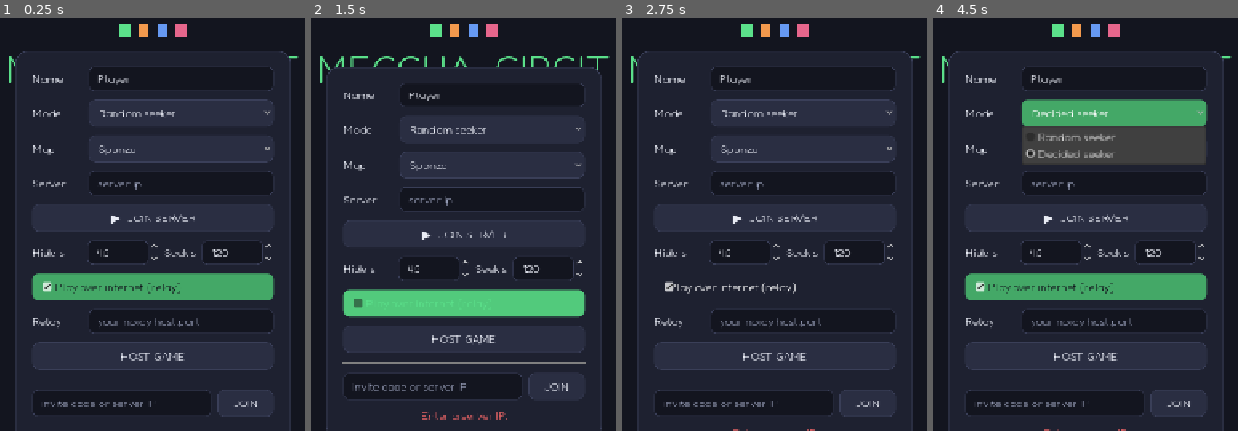
Above: before the commit, frames 1-4 (left to right).
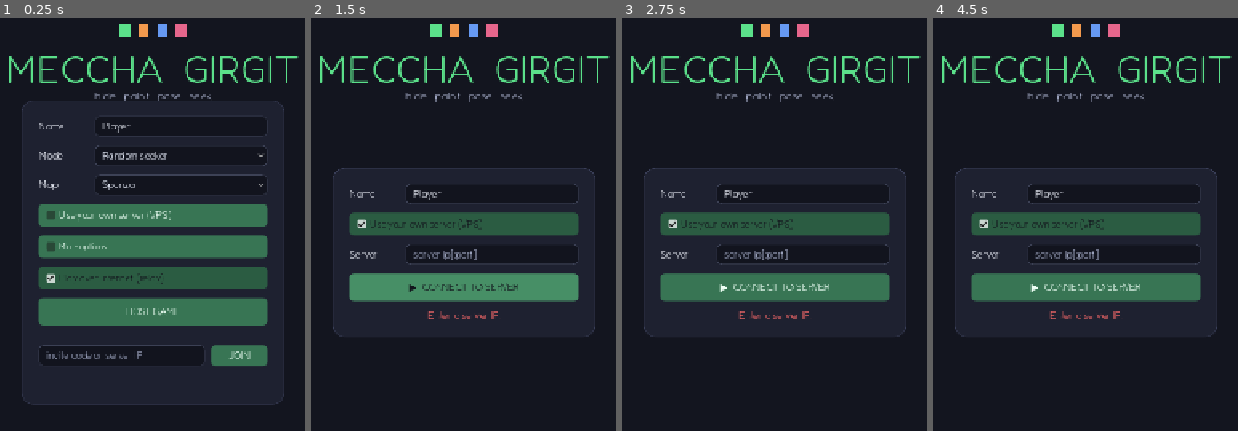
Above: after the commit, the same moments.

Repository: Occupying-Mars/meccha-girgit
Game: Godot game, scene res://scenes/ui/main_menu.tscn
Same seed, same stepped clock (60 frames per second), same inputs: the game is played once before the commit and once after it.
Inputs (mouse positions are in pixels of both pictures, inside the frame that each line leads up to):
- Up to frame 1 (0.25 s): no input
- Up to frame 2 (1.5 s): click (463, 216) at 0.5 s, where only the run after the commit has a clickable "Use your own server (VPS)"; click (463, 286) at 1.25 s, where only the run before the commit has a clickable "Play over internet (relay)"
- Up to frame 3 (2.75 s): click (774, 302) at 2 s, where only the run before the commit has a clickable "Play over internet (relay)"
- Up to frame 4 (4.5 s): click (1112, 112) at 2.75 s, where only the run before the commit has a clickable "Random seeker"; click (1112, 150) at 3.5 s, where only the run before the commit has a clickable "Sponza"; click (1112, 112) at 4.25 s, where only the run before the commit has a clickable "Decided seeker"

The runs differ from the first frame. In frame 1, 32% of the frame differs, in the area x 4-96%, y 7-100%; in frame 2, 30%; in frame 3, 29%; in frame 4, 31%.

Commit message:
feat: smaller maze dungeon, dedicated-server menu, walk cycle + fixes
- map: dungeon reduced to 6 compact rooms (24x24); deterministic so peers match
- net/menu: "Use your own server" mode — config-driven dedicated server
  (DEFAULT_SERVER, empty in the public repo) + decluttered, themed main menu
- fix(results): hide the results overlay on restart (and on click) so Play
  Again drops back into the round instead of leaving the button stuck on top
- feat(minimap): cull player bodies so the seeker can't spot hiders on it
- fix(shoot): raycast the visible painted body (+ exclude self) so shots land,
  and wall-stuck hiders stay hittable
- fix(hider): size the collision capsule directly (node scale was ignored by
  physics) so the small hider hugs walls instead of floating off them
- feat(anim): procedural walk cycle (arms/legs swing with movement) + tidier
  limb proportions; wall-stick flattens + replicates; body casts no shadow

Co-Authored-By: Claude Opus 4.8 <noreply@anthropic.com>

Diff:
--- a/scenes/ui/main_menu.tscn
+++ b/scenes/ui/main_menu.tscn
@@ -155,6 +155,10 @@
 layout_mode = 2
 size_flags_horizontal = 3
 
+[node name="UseServerCheck" type="CheckBox" parent="Center/Card/Margin/VBox"]
+layout_mode = 2
+text = "Use your own server (VPS)"
+
 [node name="ServerRow" type="HBoxContainer" parent="Center/Card/Margin/VBox"]
 layout_mode = 2
 theme_override_constants/separation = 10
@@ -168,12 +172,12 @@
 layout_mode = 2
 size_flags_horizontal = 3
 text = ""
-placeholder_text = "server ip"
+placeholder_text = "server ip[:port]"
 
 [node name="JoinServerBtn" type="Button" parent="Center/Card/Margin/VBox"]
 custom_minimum_size = Vector2(0, 44)
 layout_mode = 2
-text = "▶  JOIN SERVER"
+text = "▶  CONNECT TO SERVER"
 
 [node name="TimerRow" type="HBoxContainer" parent="Center/Card/Margin/VBox"]
 layout_mode = 2
--- a/scripts/core/kaykit_dungeon_builder.gd
+++ b/scripts/core/kaykit_dungeon_builder.gd
@@ -14,10 +14,10 @@
 ## Collision is auto-derived from each piece's mesh AABB (no manual measuring).
 
 const T := 4.0
-const RX := 3     # rooms across (x)
+const RX := 2     # rooms across (x)
 const RZ := 3     # rooms deep (z)
 const RW := 3     # tiles per room (x)
-const RD := 3     # tiles per room (z)
+const RD := 2     # tiles per room (z)
 const NX := RX * RW
 const NZ := RZ * RD
 const SEED := 71777
@@ -37,9 +37,9 @@
 	"armory":   {"floor": "floor",           "row": "barrel_dec",   "pile": "crates_stacked", "wall": "sword_shield",  "bits": ["box_large", "table_long"]},
 }
 const THEME_GRID := [
-	["storage", "library", "treasure"],
-	["cellar",  "ritual",  "armory"],
-	["quarters","treasure","library"],
+	["storage", "library"],
+	["treasure", "cellar"],
+	["ritual", "armory"],
 ]
 
 var P := {}                 # piece name -> PackedScene
--- a/scripts/hider/hider_body.gd
+++ b/scripts/hider/hider_body.gd
@@ -14,6 +14,9 @@
 const BLANK := Color(0.92, 0.92, 0.94)  # near-white starting blob
 const TEX_SIZE := 256
 const PAINT_LAYER := 1 << 2  # layer 3: only the paint cursor ray probes this
+## Render layer 10 — body parts go here so the minimap camera can cull them and
+## never reveal player positions (the seeker must not see hiders on the minimap).
+const MINIMAP_HIDE_LAYER := 1 << 9
 
 ## name -> MeshInstance3D
 var parts: Dictionary = {}
@@ -52,12 +55,14 @@
 		m.rings = 16
 		return m
 
-	_add_part("head", sphere.call(0.16), Vector3(0, 1.56, 0))
-	_add_part("torso", capsule.call(0.22, 0.72), Vector3(0, 1.08, 0))
-	_add_part("arm_l", capsule.call(0.075, 0.62), Vector3(-0.30, 1.10, 0))
-	_add_part("arm_r", capsule.call(0.075, 0.62), Vector3(0.30, 1.10, 0))
-	_add_part("leg_l", capsule.call(0.10, 0.78), Vector3(-0.12, 0.42, 0))
-	_add_part("leg_r", capsule.call(0.10, 0.78), Vector3(0.12, 0.42, 0))
+	_add_part("head", sphere.call(0.17), Vector3(0, 1.57, 0))
+	_add_part("torso", capsule.call(0.23, 0.74), Vector3(0, 1.08, 0))
+	# Arms tucked closer to the torso (no floating gap) and a touch thicker.
+	_add_part("arm_l", capsule.call(0.085, 0.60), Vector3(-0.255, 1.10, 0))
+	_add_part("arm_r", capsule.call(0.085, 0.60), Vector3(0.255, 1.10, 0))
+	# Legs a bit sturdier and set slightly apart for a stable stance.
+	_add_part("leg_l", capsule.call(0.115, 0.76), Vector3(-0.13, 0.42, 0))
+	_add_part("leg_r", capsule.call(0.115, 0.76), Vector3(0.13, 0.42, 0))
 
 	for n in parts:
 		_base_xform[n] = parts[n].transform
@@ -71,6 +76,7 @@
 	# No body shadow — a person-shaped shadow on the floor/wall would give a
 	# painted, posed hider away instantly.
 	mi.cast_shadow = GeometryInstance3D.SHADOW_CASTING_SETTING_OFF
+	mi.layers = MINIMAP_HIDE_LAYER  # invisible to the minimap camera (see const)
 
 	var img := Image.create(TEX_SIZE, TEX_SIZE, false, Image.FORMAT_RGBA8)
 	img.fill(BLANK)
@@ -102,6 +108,31 @@
 		"uv": arr[Mesh.ARRAY_TEX_UV],
 		"i": arr[Mesh.ARRAY_INDEX],
 	}
+
+
+## --- Walk cycle -------------------------------------------------------------
+## Procedural gait: swing the arms + legs around their joints (arms opposite the
+## legs, like a real stride). Driven each frame by net_player from the avatar's
+## speed (`amount` 0..1; 0 = standing still). Overlays on the STAND pose and is
+## skipped while a hide pose owns the limb transforms.
+func walk(phase: float, amount: float) -> void:
+	if current_pose != "stand":
+		return
+	var amp := 0.6 * clampf(amount, 0.0, 1.0)
+	_swing("leg_l", Vector3(-0.13, 0.80, 0.0), sin(phase) * amp)
+	_swing("leg_r", Vector3(0.13, 0.80, 0.0), sin(phase + PI) * amp)
+	_swing("arm_l", Vector3(-0.255, 1.40, 0.0), sin(phase + PI) * amp)
+	_swing("arm_r", Vector3(0.255, 1.40, 0.0), sin(phase) * amp)
+
+
+## Rotate a limb around a joint (its top) by `angle` on the X axis (fwd/back).
+func _swing(part: String, pivot: Vector3, angle: float) -> void:
+	if not parts.has(part):
+		return
+	var base: Transform3D = _base_xform[part]
+	var rot := Basis(Vector3(1, 0, 0), angle)
+	var origin: Vector3 = pivot + rot * (base.origin - pivot)
+	parts[part].transform = Transform3D(rot * base.basis, origin)
 
 
 ## --- Freehand painting ------------------------------------------------------
--- a/scripts/net/net_game.gd
+++ b/scripts/net/net_game.gd
@@ -39,7 +39,7 @@
 	"dungeon": {
 		"label": "Dungeon (KayKit)",
 		"script": "res://scripts/core/kaykit_dungeon_builder.gd",
-		"spawn": Vector3(-12.0, 0.6, -12.0),
+		"spawn": Vector3(-6.0, 0.6, -8.0),
 		"require": "res://assets/maps/kaykit/floor.glb",
 		"dark_bg": true, "ambient_color": Color(0.40, 0.42, 0.55),
 		"ambient": 0.55, "sun": 0.55, "exposure": 0.85,
--- a/scripts/net/net_player.gd
+++ b/scripts/net/net_player.gd
@@ -130,15 +130,26 @@
 		_camera.transform.origin = Vector3.ZERO
 		_pitch_angle = 0.0
 		_pitch.rotation.x = 0.0
-		# The muzzle sits inside the seeker's own capsule — don't shoot self.
+		# Shots should land on the VISIBLE painted body, so cast against the paint
+		# trimesh (matches the mesh, and works even while a hider is wall-stuck and
+		# their movement capsule is disabled) + the world. Exclude our own capsule
+		# AND body parts so we never shoot ourselves.
+		_muzzle.collision_mask = 1 | HiderBody.PAINT_LAYER
 		_muzzle.add_exception(self)
+		for sb in _own_static_bodies():
+			_muzzle.add_exception(sb)
 	else:
 		add_to_group("hider")
 		move_speed = HIDER_SPEED
-		# Shrink the blob + its collider to a third; bring the camera down so
-		# the small hider still frames well in third person.
 		body.scale = Vector3.ONE * HIDER_SCALE
-		_collision.scale = Vector3.ONE * HIDER_SCALE
+		# Size the capsule DIRECTLY — node scale on a CollisionShape3D is often
+		# ignored by the physics server, which left the tiny hider floating a
+		# full-size radius off every wall.
+		var cap := CapsuleShape3D.new()
+		cap.radius = 0.25 * HIDER_SCALE
+		cap.height = 1.7 * HIDER_SCALE
+		_collision.shape = cap
+		_collision.scale = Vector3.ONE
 		_collision.position.y = 0.85 * HIDER_SCALE
 		_yaw.position.y = 1.4 * HIDER_SCALE + 0.15
 		_spring.spring_length = 1.4
@@ -165,6 +176,7 @@
 
 
 func _process(_delta: float) -> void:
+	_drive_walk(_delta)  # animate the gait for every avatar (local + remote)
 	if not _is_mine:
 		return
 	# Esc: close an open paint/pose menu first, otherwise toggle the pause menu.
@@ -431,6 +443,44 @@
 	return null
 
 
+## Procedural walk: measure how fast this avatar is actually moving (works for
+## remote avatars too, off their synced position) and feed the gait. Smoothed so
+## the stepped network position updates don't make the legs stutter.
+var _walk_phase: float = 0.0
+var _walk_amount: float = 0.0
+var _walk_last: Vector3 = Vector3.ZERO
+var _walk_init: bool = false
+
+func _drive_walk(delta: float) -> void:
+	if body == null:
+		return
+	var p := global_position
+	if not _walk_init:
+		_walk_last = p
+		_walk_init = true
+	var horiz := Vector2(p.x - _walk_last.x, p.z - _walk_last.z)
+	_walk_last = p
+	var speed := horiz.length() / maxf(delta, 0.0001)
+	var target := clampf(speed / maxf(move_speed, 0.1), 0.0, 1.0)
+	_walk_amount = lerpf(_walk_amount, target, clampf(delta * 6.0, 0.0, 1.0))
+	_walk_phase += delta * 9.0 * _walk_amount
+	body.walk(_walk_phase, _walk_amount)
+
+
+## Every StaticBody3D under our own body (the per-part paint colliders) — used to
+## exclude ourselves from the shoot raycast now that it hits the paint layer.
+func _own_static_bodies() -> Array:
+	var out: Array = []
+	var stack: Array = [body]
+	while not stack.is_empty():
+		var n = stack.pop_back()
+		for c in n.get_children():
+			stack.push_back(c)
+		if n is StaticBody3D:
+			out.append(n)
+	return out
+
+
 ## Host-authoritative: only accepted from the server (sender 1, or 0 = local
 ## call on the host itself).
 @rpc("any_peer", "call_local", "reliable")
--- a/scripts/net/net_session.gd
+++ b/scripts/net/net_session.gd
@@ -24,6 +24,11 @@
 ## override it with the in-game Relay field (see docs/HOSTING_VPS.md).
 const NORAY_HOST := "tomfol.io"
 const NORAY_PORT := 8890
+## Pre-configured dedicated server ("ip" or "ip:port"). EMPTY in the public repo
+## so open-source builds default to peer hosting with invite codes. Set this as a
+## LOCAL-ONLY override to point your build at your own VPS — the menu then detects
+## it, defaults "Use your own server" on, and connects straight to it.
+const DEFAULT_SERVER := ""  # set to your VPS "ip[:port]" as a LOCAL-ONLY override
 
 var active: bool = false
 var is_host: bool = false
--- a/scripts/ui/main_menu.gd
+++ b/scripts/ui/main_menu.gd
@@ -17,6 +17,14 @@
 @onready var _status: Label = get_node(ROOT + "/Status")
 @onready var _host_btn: Button = get_node(ROOT + "/HostBtn")
 @onready var _join_btn: Button = get_node(ROOT + "/JoinRow/JoinBtn")
+@onready var _use_server: CheckBox = get_node(ROOT + "/UseServerCheck")
+@onready var _mode_row: HBoxContainer = get_node(ROOT + "/ModeRow")
+@onready var _map_row: HBoxContainer = get_node(ROOT + "/MapRow")
+@onready var _timer_row: HBoxContainer = get_node(ROOT + "/TimerRow")
+@onready var _server_row: HBoxContainer = get_node(ROOT + "/ServerRow")
+@onready var _join_row: HBoxContainer = get_node(ROOT + "/JoinRow")
+@onready var _sep: HSeparator = get_node(ROOT + "/Sep")
+var _advanced: CheckBox
 
 
 func _ready() -> void:
@@ -43,7 +51,23 @@
 	_host_btn.pressed.connect(_on_host)
 	_join_btn.pressed.connect(_on_join)
 	_join_server_btn.pressed.connect(_on_join_server)
-	_online.toggled.connect(func (on): _relay_row.visible = on)
+	_online.toggled.connect(func (on): _relay_row.visible = on and _use_server.button_pressed == false)
+	# Server vs peer-host. A configured DEFAULT_SERVER (your VPS) pre-fills the
+	# field and defaults "Use your own server" on; open-source builds (empty)
+	# default to peer hosting with invite codes.
+	_server_ip.text = NetSession.DEFAULT_SERVER
+	_use_server.button_pressed = NetSession.DEFAULT_SERVER.strip_edges() != ""
+	_use_server.toggled.connect(_on_use_server_toggled)
+	# "More options" reveals the host timers + relay override (off by default).
+	_advanced = CheckBox.new()
+	_advanced.text = "More options"
+	_advanced.add_theme_font_size_override("font_size", 13)
+	var vbox: VBoxContainer = _timer_row.get_parent()
+	vbox.add_child(_advanced)
+	vbox.move_child(_advanced, _timer_row.get_index())
+	_advanced.toggled.connect(func (_v): _on_use_server_toggled(_use_server.button_pressed))
+	_style_menu()
+	_on_use_server_toggled(_use_server.button_pressed)
 
 
 func _set_busy(text: String) -> void:
@@ -58,6 +82,54 @@
 	_status.text = text
 	_host_btn.disabled = false
 	_join_btn.disabled = false
+
+
+func _style_menu() -> void:
+	# Clean, consistent styling so the card reads as a tidy panel, not a stack of
+	# default grey widgets. Accent-green buttons, dark rounded inputs.
+	var th := Theme.new()
+	th.default_font_size = 15
+	th.set_stylebox("normal", "Button", _sb(Color(0.22, 0.46, 0.33)))
+	th.set_stylebox("hover", "Button", _sb(Color(0.28, 0.56, 0.40)))
+	th.set_stylebox("pressed", "Button", _sb(Color(0.17, 0.36, 0.26)))
+	th.set_stylebox("focus", "Button", _sb(Color(0.22, 0.46, 0.33)))
+	th.set_color("font_color", "Button", Color(0.93, 1.0, 0.96))
+	var inp := _sb(Color(0.07, 0.08, 0.12))
+	inp.set_border_width_all(1)
+	inp.border_color = Color(0.24, 0.26, 0.34)
+	for cls in ["LineEdit", "OptionButton", "SpinBox"]:
+		th.set_stylebox("normal", cls, inp)
+	th.set_color("font_color", "OptionButton", Color(0.88, 0.9, 0.95))
+	get_node("Center/Card").theme = th
+
+
+func _sb(c: Color) -> StyleBoxFlat:
+	var s := StyleBoxFlat.new()
+	s.bg_color = c
+	s.set_corner_radius_all(7)
+	s.content_margin_left = 12
+	s.content_margin_right = 12
+	s.content_margin_top = 7
+	s.content_margin_bottom = 7
+	return s
+
+
+func _on_use_server_toggled(on: bool) -> void:
+	# ON: connect to a dedicated VPS — it controls the map / mode / timing, so we
+	# hide those. OFF: host or join peer-to-peer with an invite code.
+	_server_row.visible = on
+	_join_server_btn.visible = on
+	_mode_row.visible = not on
+	_map_row.visible = not on
+	_online.visible = not on
+	_host_btn.visible = not on
+	_sep.visible = not on
+	_join_row.visible = not on
+	_advanced.visible = not on  # host-only knobs; irrelevant when joining a server
+	# Tucked away to declutter — sensible defaults (45s hide / 120s seek) and the
+	# relay address from config are used unless the player opens "More options".
+	_timer_row.visible = _advanced.button_pressed and not on
+	_relay_row.visible = _advanced.button_pressed and not on and _online.button_pressed
 
 
 func _on_join_server() -> void:
--- a/scripts/ui/minimap.gd
+++ b/scripts/ui/minimap.gd
@@ -38,6 +38,9 @@
 	_cam.rotation_degrees = Vector3(-90.0, 0.0, 0.0)  # straight down, north-up
 	_cam.position = Vector3(0, 60, 0)
 	_cam.far = 300.0
+	# Render the map but NOT player bodies, so nobody's position leaks on the
+	# minimap — only your own arrow (drawn in 2D below) shows where you are.
+	_cam.cull_mask = 0xFFFFF & ~HiderBody.MINIMAP_HIDE_LAYER
 	_sub.add_child(_cam)
 	_cam.current = true
 
--- a/scripts/ui/results_screen.gd
+++ b/scripts/ui/results_screen.gd
@@ -21,9 +21,19 @@
 func _on_phase(phase: int) -> void:
 	if phase == GameState.Phase.RESULTS:
 		_show_results()
+	else:
+		# Any other phase (e.g. a restarted round drops to PREP) means the round
+		# is live again — get this overlay out of the way and hand control back.
+		visible = false
+		if phase == GameState.Phase.PREP or phase == GameState.Phase.SEEK:
+			Input.mouse_mode = Input.MOUSE_MODE_CAPTURED
 
 
 func _on_play_again() -> void:
+	# Hide immediately on click — don't wait for the phase round-trip (that delay
+	# is what left this overlay + button sitting on top of the restarted round).
+	visible = false
+	Input.mouse_mode = Input.MOUSE_MODE_CAPTURED
 	# Host restarts a fresh round; everyone returns via the synced phase change.
 	var game := get_tree().current_scene
 	if NetSession.is_host and game.has_method("restart_match"):
Not shown, changed: .gitignore
